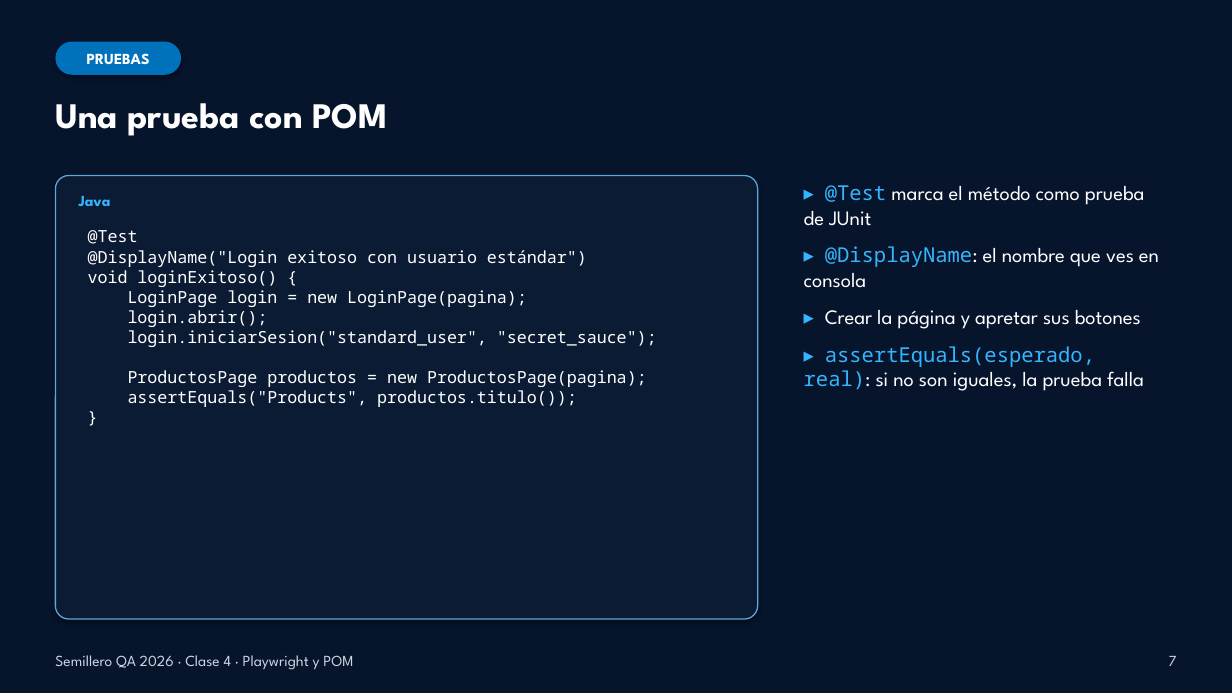
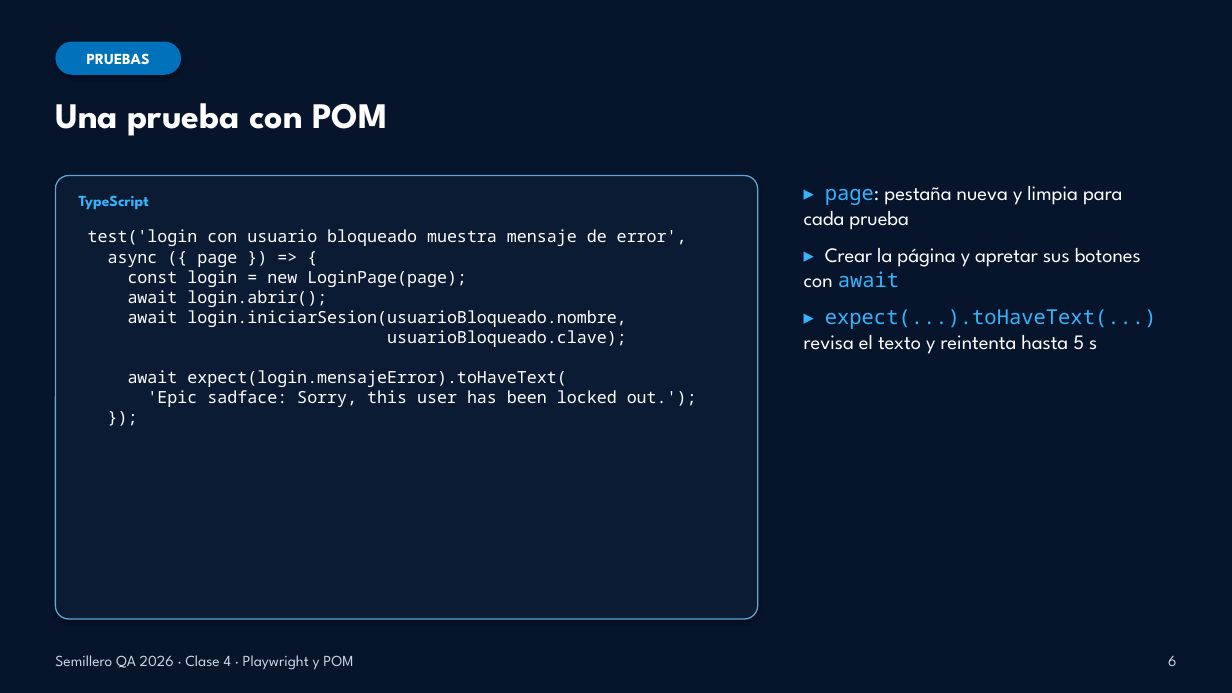
Before and after one commit to dzapbeta/semillero2026, a slide deck: slide 6 of material-de-apoyo/Clase4_Presentacion_Playwright_POM.pptx (slide 7 before the commit). Drawn at 1232x693 pixels with LibreOffice and Linux fonts; fonts in the diff are those of the drawing. Boxes give left, top, right and bottom in pixels: in the first picture for what was removed or moved away, otherwise in the second. Text is boxed around its words. In the diff, an @@ line names an element or a change of style, - is before the commit and + after.

```diff
--- a/material-de-apoyo/Clase4_Presentacion_Playwright_POM.pptx
+++ b/material-de-apoyo/Clase4_Presentacion_Playwright_POM.pptx
@@ text at box(79, 195, 149, 209): text changed @@
-Java
+TypeScript
@@ text at box(804, 186, 1157, 354): text changed @@
-▸ @Test marca el método como prueba de JUnit
-▸ @DisplayName: el nombre que ves en consola
-▸ Crear la página y apretar sus botones
-▸ assertEquals(esperado, real): si no son iguales, la prueba falla
+▸ page: pestaña nueva y limpia para cada prueba
+▸ Crear la página y apretar sus botones con await
+▸ expect(...).toHaveText(...) revisa el texto y reintenta hasta 5 s
@@ text at box(88, 229, 697, 407): text changed @@
-@Test
-@DisplayName("Login exitoso con usuario estándar")
-void loginExitoso() {
-LoginPage login = new LoginPage(pagina);
-login.abrir();
-login.iniciarSesion("standard_user", "secret_sauce");
-ProductosPage productos = new ProductosPage(pagina);
-assertEquals("Products", productos.titulo());
-}
+test('login con usuario bloqueado muestra mensaje de error',
+async ({ page }) => {
+const login = new LoginPage(page);
+await login.abrir();
+await login.iniciarSesion(usuarioBloqueado.nombre,
+usuarioBloqueado.clave);
+await expect(login.mensajeError).toHaveText(
+'Epic sadface: Sorry, this user has been locked out.');
+});
@@ text at box(1168, 656, 1176, 666): text changed @@
-7
+6
```
Also in this commit, not shown: 7 other slides changed, 2 slides added, 2 slides removed, 19 other files.
